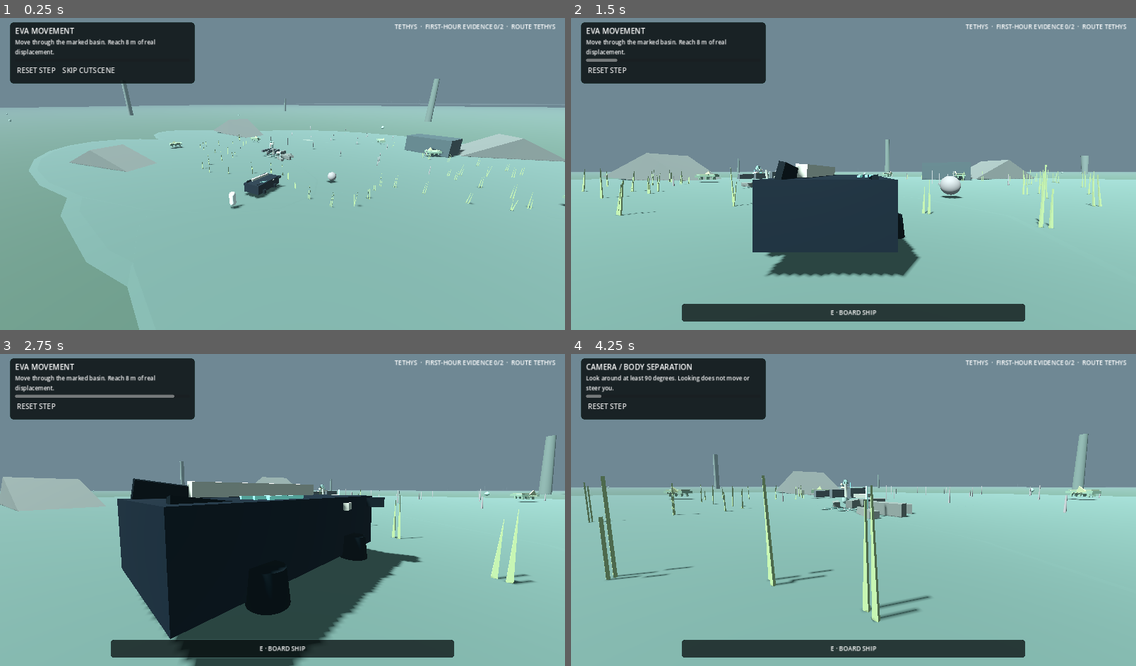
Above: before the commit, frames 1-4 (two rows, left to right).
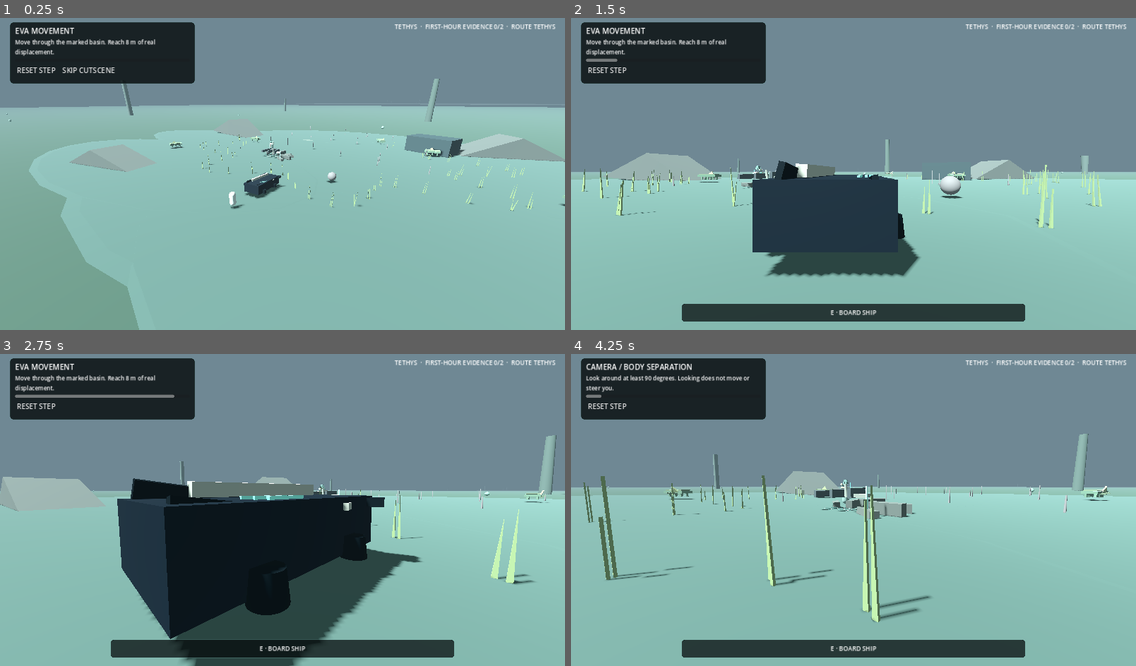
Above: after the commit, the same moments.

Repository: Islandyout/pale-signal
Game: Godot game, scene res://scenes/main.tscn
Same seed, same stepped clock (60 frames per second), same inputs: the game is played once before the commit and once after it.
Inputs (mouse positions are in pixels of both pictures, inside the frame that each line leads up to):
- Up to frame 1 (0.25 s): no input
- Up to frame 2 (1.5 s): click "SKIP CUTSCENE" at 0.5 s; tap Enter at 1.25 s; move the mouse to (977, 155) at 1.27 s; hold D (move_right) from 1.28 s (still down); hold F (scan) from 1.28 s (still down); click (977, 155) at 1.42 s
- Up to frame 3 (2.75 s): tap Space (jump) at 1.52, 2.27 s; move the mouse to (254, 510) at 2.02 s; release D (move_right) at 2.03 s; release F (scan) at 2.03 s; hold W (move_forward) from 2.03 s (still down); tap E (interact) at 2.1 s; tap F (scan) at 2.3 s
- Up to frame 4 (4.25 s): keep holding W (move_forward); move the mouse to (864, 500) at 2.77 s; hold N (nav_toggle) 2.78-3.53 s; tap F (scan) at 3.05, 3.6 s; move the mouse to (847, 513) at 3.52 s; click (847, 513) at 3.67 s; tap Space (jump) at 3.77 s

The runs differ from the first frame. In frame 1, less than 0.1% of the frame differs, in the area x 30-79%, y 37-45%; in frame 2, less than 0.1%; in frame 3, less than 0.1%; in frame 4, 0.2%, in the area x 17-96%, y 42-48%.

Commit message:
Give Flat Grazers a readable feeding rhythm

Diff:
--- a/reboot/scripts/wildlife_system.gd
+++ b/reboot/scripts/wildlife_system.gd
@@ -10,6 +10,9 @@
 const HERD_ALERT_GAIN := 0.82
 const GRAZER_SPEED := 0.85
 const TETHYS_BOUNDS := 46.0
+const GRAZE_CYCLE_RATE := 0.12
+const GRAZE_FRACTION := 0.42
+const FLEE_THRESHOLD := 0.15
 
 var _grazers: Array[Dictionary] = []
 var _time := 0.0
@@ -175,6 +178,16 @@
 		return 0.0
 	return clampf(neighbor_fear * (1.0 - distance / HERD_ALERT_RADIUS) * HERD_ALERT_GAIN, 0.0, 1.0)
 
+func activity_for_state(fear: float, time_value: float, phase: float) -> String:
+	# Calm Flat Grazers should look like animals with a feeding rhythm rather than
+	# constantly orbiting invisible waypoints. Fear always interrupts grazing.
+	if fear >= FLEE_THRESHOLD:
+		return "FLEE"
+	var cycle := fposmod(time_value * GRAZE_CYCLE_RATE + phase * 0.17, 1.0)
+	if cycle < GRAZE_FRACTION:
+		return "GRAZE"
+	return "BROWSE"
+
 func _neighbor_alert(index: int, position: Vector3) -> float:
 	var alert := 0.0
 	for other_index in range(_grazers.size()):
@@ -204,10 +217,11 @@
 	else:
 		fear = maxf(fear, _neighbor_alert(index, grazer.global_position))
 
+	var activity := activity_for_state(fear, _time, phase)
 	var desired := Vector3.ZERO
-	if fear > 0.01 and to_player.length_squared() > 0.01:
+	if activity == "FLEE" and to_player.length_squared() > 0.01:
 		desired = to_player.normalized()
-	else:
+	elif activity == "BROWSE":
 		var target := home + Vector3(
 			sin(_time * 0.17 + phase) * 7.0,
 			0.0,
@@ -225,7 +239,55 @@
 	grazer.position.y = 0.55
 	if desired.length_squared() > 0.01:
 		grazer.rotation.y = lerp_angle(grazer.rotation.y, atan2(desired.x, desired.z), minf(1.0, delta * 2.6))
-	# Small body motion communicates grazing/alert state without an animation asset.
-	grazer.scale.y = 1.0 + sin(_time * 2.2 + phase) * (0.018 + fear * 0.028)
+
+	_animate_flat_grazer(grazer, activity, fear, phase, desired.length_squared() > 0.01)
 	state["fear"] = fear
 	_grazers[index] = state
+
+func _animate_flat_grazer(grazer: Node3D, activity: String, fear: float, phase: float, moving: bool) -> void:
+	# Identity animation is procedural and deliberately local to the wildlife visual:
+	# feeding works the rake, threat raises the sensory sail, and the six stilts show
+	# a light alternating cadence. No animation state can advance scan/tutorial data.
+	var visual := grazer.get_node_or_null("Visual") as Node3D
+	if visual == null:
+		return
+
+	var body_breath := 0.010
+	if activity == "GRAZE":
+		body_breath = 0.018
+	elif activity == "FLEE":
+		body_breath = 0.034
+	grazer.scale.y = 1.0 + sin(_time * (2.0 if activity == "GRAZE" else 3.2) + phase) * body_breath
+
+	var sail := visual.get_node_or_null("LateralSensorySail") as Node3D
+	if sail != null:
+		var alert_raise := lerpf(0.0, 30.0, fear)
+		sail.rotation_degrees = Vector3(-18.0 + alert_raise, 0.0, -8.0)
+
+	var rake_pitch := 13.0
+	if activity == "GRAZE":
+		rake_pitch += 18.0 + sin(_time * 3.1 + phase) * 7.0
+	elif activity == "FLEE":
+		rake_pitch -= 8.0
+	for tooth_index in range(3):
+		var rake := visual.get_node_or_null("GrazingRake%02d" % (tooth_index + 1)) as Node3D
+		if rake != null:
+			rake.rotation_degrees.x = rake_pitch
+
+	var cadence := 0.0
+	if moving:
+		cadence = 9.0 + fear * 10.0
+	for leg_index in range(6):
+		var leg := visual.get_node_or_null("StiltLeg%02d" % (leg_index + 1)) as Node3D
+		if leg == null:
+			continue
+		var column := leg_index / 2
+		var base_roll := -6.0 + float(column) * 6.0
+		var alternating := sin(_time * (5.0 + fear * 5.5) + phase + float(leg_index % 2) * PI) * cadence
+		leg.rotation_degrees.z = base_roll + alternating
+
+	for sensor_name in ["FieldSensorL", "FieldSensorR"]:
+		var sensor := visual.get_node_or_null(sensor_name) as Node3D
+		if sensor != null:
+			var sensor_pulse := 1.0 + sin(_time * (2.2 + fear * 3.0) + phase) * (0.025 + fear * 0.05)
+			sensor.scale = Vector3.ONE * sensor_pulse
